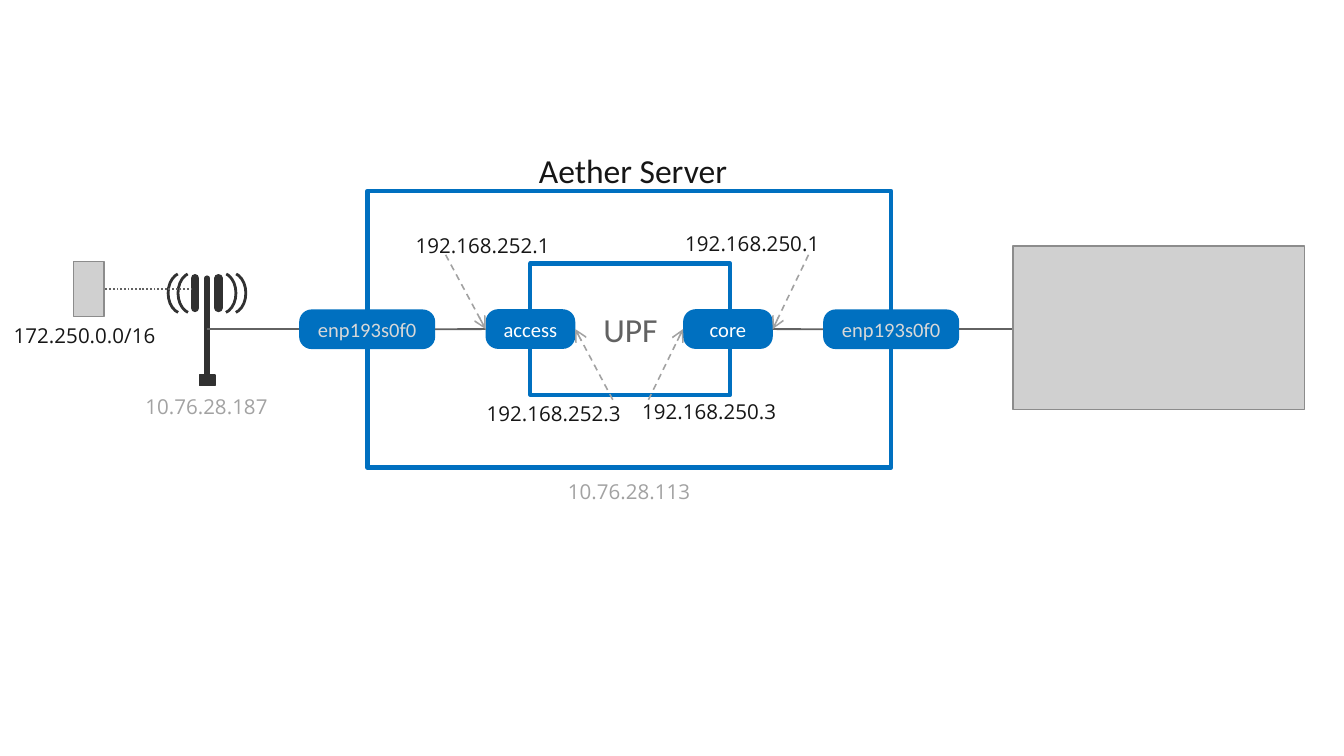
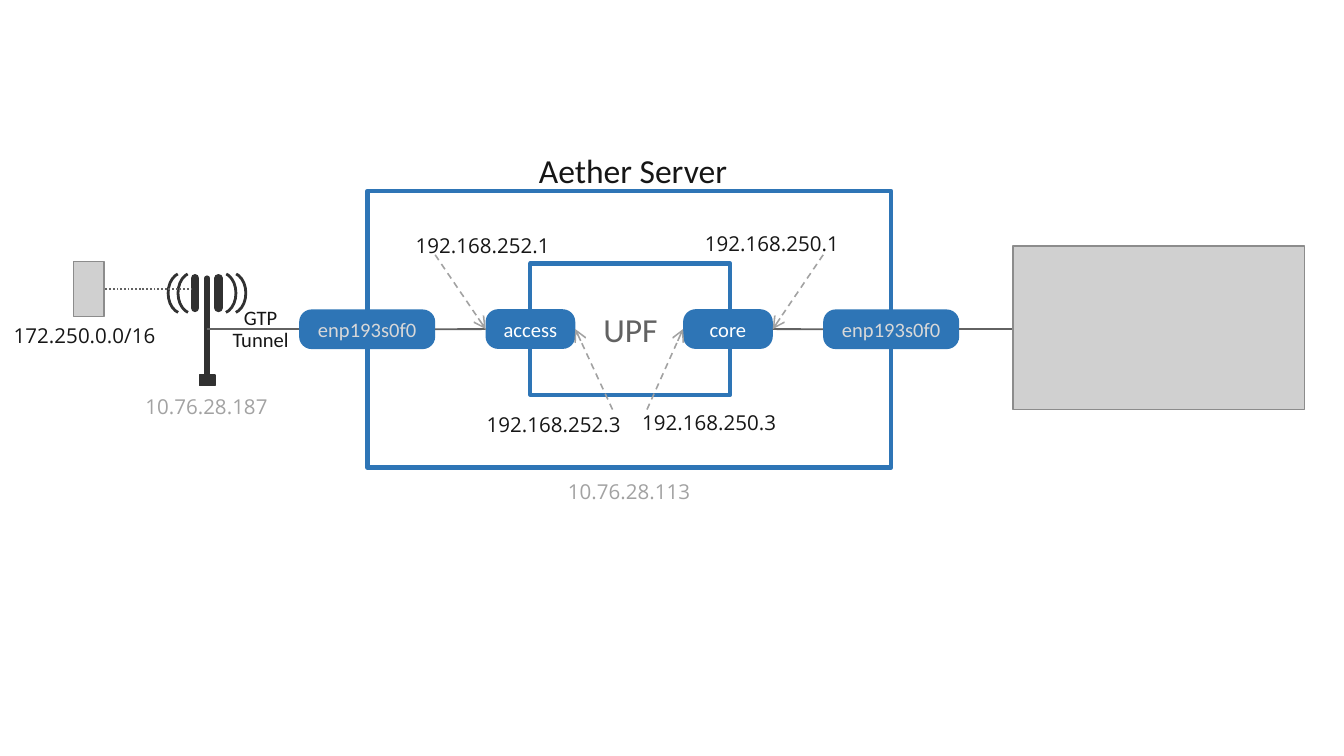
Before and after one commit to SystemsApproach/private5g, a slide deck: slide 24 of figures.pptx (slide 27 before the commit). Drawn at 1344x756 pixels with LibreOffice and Linux fonts; fonts in the diff are those of the drawing; grey boxes stand for pictures. Boxes give left, top, right and bottom in pixels: in the first picture for what was removed or moved away, otherwise in the second. Text is boxed around its words. In the diff, an @@ line names an element or a change of style, - is before the commit and + after.

```diff
--- a/figures.pptx
+++ b/figures.pptx
@@ rectangle at (x1=367, y1=191, x2=891, y2=468): outline #0070C0 2.25 pt to #2E75B6 2.25 pt @@
@@ text "192.168.250.1" moved from (x1=685, y1=236, x2=819, y2=258) to (x1=705, y1=236, x2=839, y2=258) @@
@@ arrow moved from (446, 255) - (485, 329) to (435, 255) - (485, 329) @@
@@ rectangle "UPF" at (x1=531, y1=263, x2=731, y2=395): outline #0070C0 2.25 pt to #2E75B6 2.25 pt @@
@@ arrow moved from (809, 255) - (773, 329) to (823, 255) - (773, 329) @@
@@ text added at (x1=233, y1=311, x2=289, y2=347), 11 pt, text #161616 @@
+GTP
+Tunnel
@@ fill #0070C0 to #2E75B6 in 4 elements at (x1=300, y1=309, x2=435, y2=349), (x1=823, y1=309, x2=958, y2=349), (x1=683, y1=309, x2=773, y2=349), (x1=485, y1=309, x2=575, y2=349) @@
@@ arrow moved from (613, 399) - (575, 329) to (613, 410) - (575, 329) @@
@@ arrow moved from (648, 399) - (683, 329) to (646, 410) - (683, 329) @@
@@ text "192.168.252.3" moved from (x1=487, y1=406, x2=621, y2=422) to (x1=487, y1=417, x2=621, y2=433) @@
@@ text "192.168.250.3" moved from (x1=642, y1=404, x2=776, y2=420) to (x1=642, y1=415, x2=776, y2=431) @@
```
Also in this commit, not shown: 23 other slides changed, 3 slides removed, 29 other files.
